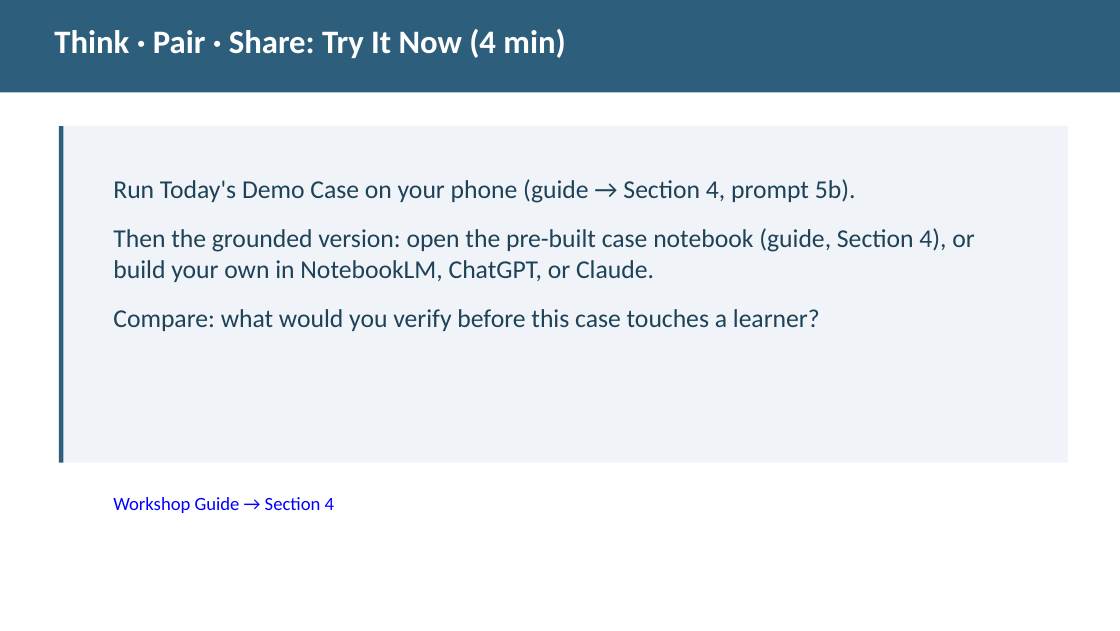
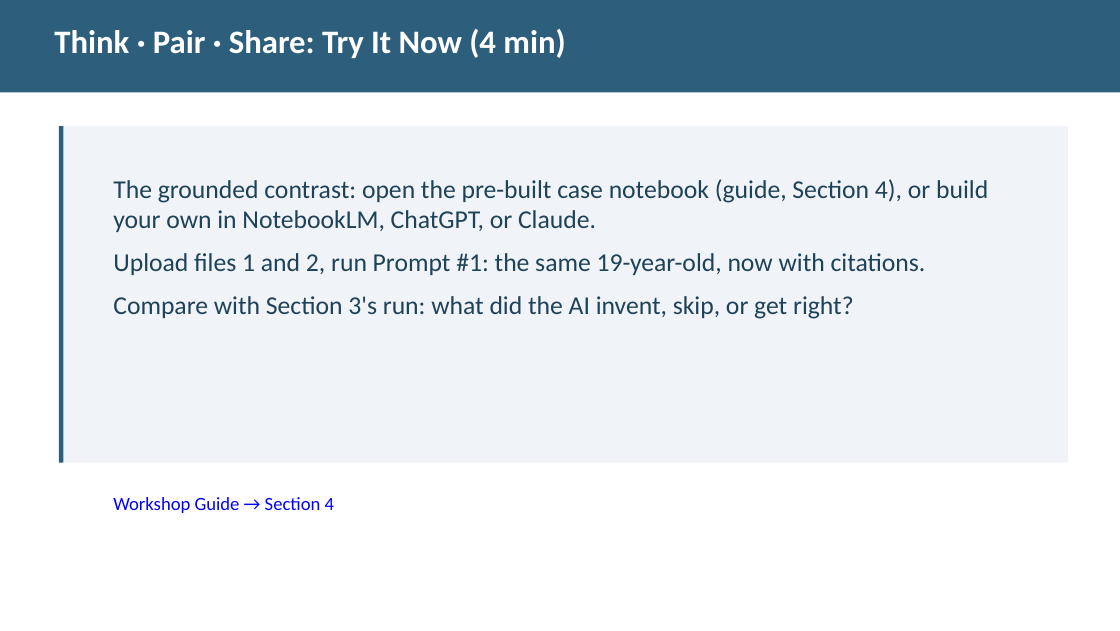
Before and after one commit to diana-brewer/digital-learning-unlocked, a slide deck: slide 13 of Digital Learning Unlocked - Slide Deck.pptx. Drawn at 1120x631 pixels with LibreOffice and Linux fonts; fonts in the diff are those of the drawing. Boxes give left, top, right and bottom in pixels: in the first picture for what was removed or moved away, otherwise in the second. Text is boxed around its words. In the diff, an @@ line names an element or a change of style, - is before the commit and + after.

```diff
--- a/Digital Learning Unlocked - Slide Deck.pptx
+++ b/Digital Learning Unlocked - Slide Deck.pptx
@@ text at box(113, 179, 988, 319): text changed @@
-Run Today's Demo Case on your phone (guide → Section 4, prompt 5b).
-Then the grounded version: open the pre-built case notebook (guide, Section 4), or build your own in NotebookLM, ChatGPT, or Claude.
-Compare: what would you verify before this case touches a learner?
+The grounded contrast: open the pre-built case notebook (guide, Section 4), or build your own in NotebookLM, ChatGPT, or Claude.
+Upload files 1 and 2, run Prompt #1: the same 19-year-old, now with citations.
+Compare with Section 3's run: what did the AI invent, skip, or get right?
```
Also in this commit, not shown: 7 other slides changed, 3 other files.
